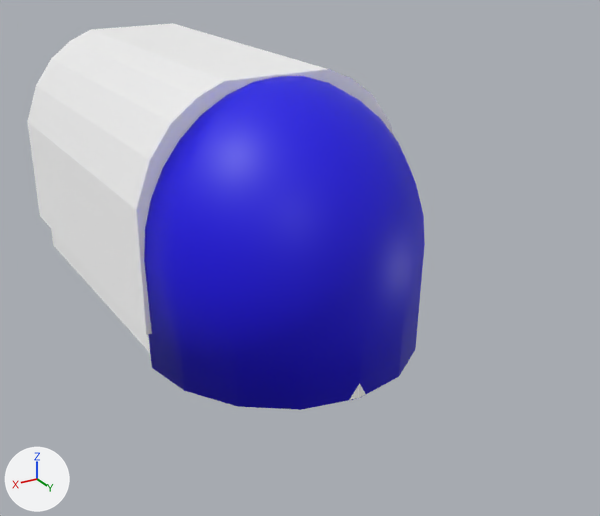
The glTF model game/meshes/spaceship.glb: old version first, new version second.
The view is the same before and after, from a 50 mm lens placed at (11.6, 26.3, 11.6), pointed at (-1.1, 5.0, 0.9). Arrows for +X, +Y and +Z are at lower left; the lights stay in place. The first picture is the older version. Where no turn or scale is listed for an object, it has been applied to the vertices.

Script lines for the objects in view, before the commit:
```python
me_cube_003 = bpy.data.meshes.new('Cube.003')
me_cube_003.from_pydata(...)  # 66 vertices, 140 faces; spans x 0.0..4.48, y -5.76..5.76, z 0.0..7.04
me_cube_003.materials.append(mat_main)  # white #ffffff
me_cube_008 = bpy.data.meshes.new('Cube.008')
me_cube_008.from_pydata(...)  # 28 vertices, 54 faces; spans x -4.2..4.2, y -5.5..10.1, z -1.2..0.1
me_cube_008.materials.append(mat_main)  # white #ffffff
me_sphere = bpy.data.meshes.new('Sphere')
me_sphere.from_pydata(...)  # 164 vertices, 324 faces; spans x -4.41..4.41, y 5.47..10.2, z -1.24..7.02
me_sphere.materials.append(mat_glass)  # blue #1700e7
ob_floor = bpy.data.objects.new('Floor', me_cube_008)
ob_floor.location = (0.0, 0.0, 0.0)
ob_glass = bpy.data.objects.new('Glass', me_sphere)
ob_glass.location = (0.0, 0.0, 0.0)
ob_rightside = bpy.data.objects.new('RightSide', me_cube_003)
ob_rightside.location = (0.0, 0.0, 0.0)
# also in view: 'LeftSide' at (-2.2, 0.0, 3.5)
```
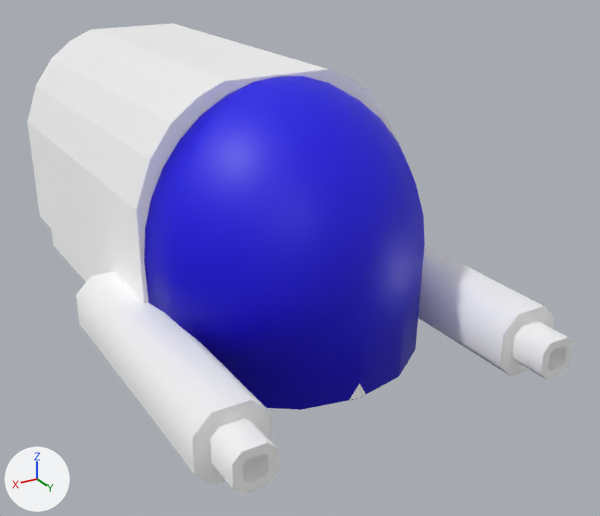
Where the change shows, as pixel boxes [x1, y1, x2, y2] in the pictures (600 x 516 px):
'Cube', added
    after: [76, 245, 573, 494]

The edits, one by one:
Mesh me_cube is new.
It has 96 vertices, 184 faces and spans x -5.69..5.69, y 3.13..12.84, z -1.0..1.0.
It uses material mat_main (white #ffffff).
Object 'Cube' (ob_cube) is new; it shows me_cube.
Its location is (0.0, 0.0, 0.0).
